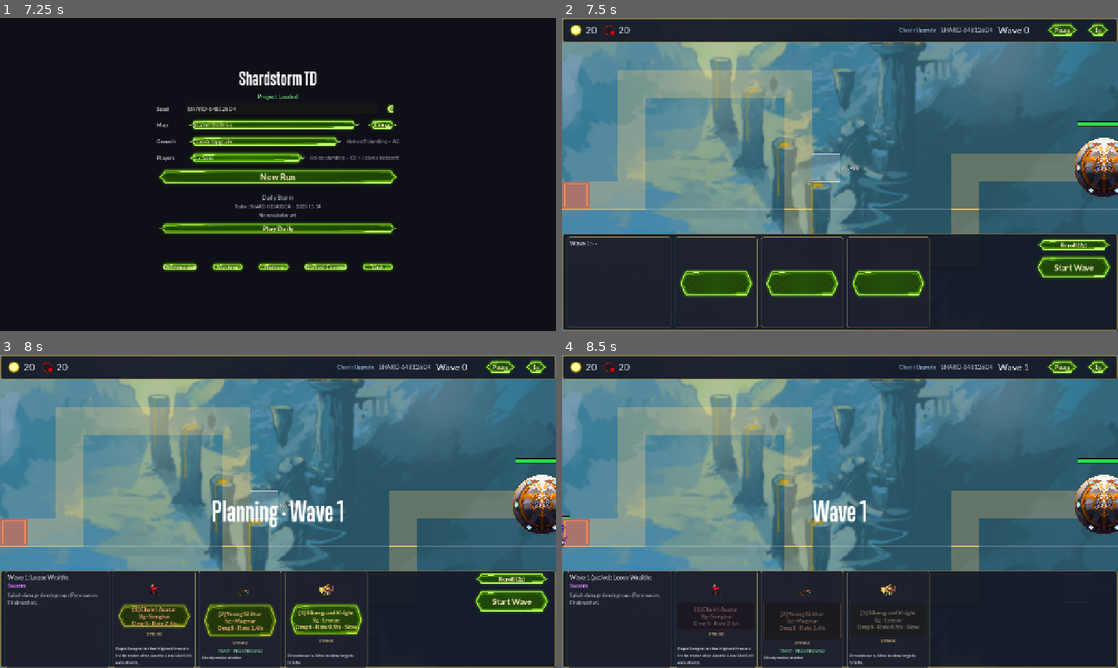
Above: before the commit, frames 1-4 (two rows, left to right).
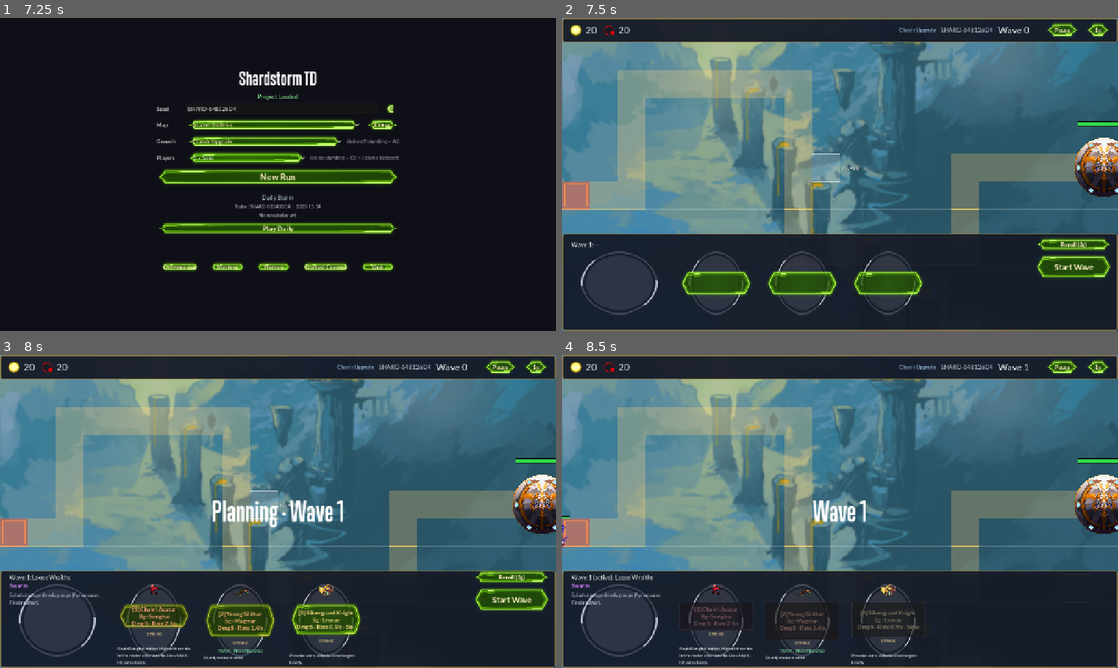
Above: after the commit, the same moments.

Repository: TYCHOcrater/Duelyst_TD
Game: Godot game, scene res://scenes/main_menu.tscn
Same seed, same stepped clock (60 frames per second), same inputs: the game is played once before the commit and once after it.
Inputs:
- Up to frame 1 (7.25 s): click "History" at 0.5 s; click "Refresh" at 1.25 s; click "Refresh" at 2 s; click "Refresh" at 2.75 s; click "Back" at 3.5 s; click "Classic Upgrade" at 4.25 s; click "Classic Upgrade" at 5 s; click "1 · Solo" at 5.75 s; click "1 · Solo" at 6.5 s
- Up to frame 2 (7.5 s): click "New Run" at 7.25 s
- Up to frame 3 (8 s): no input
- Up to frame 4 (8.5 s): click "Start Wave" at 8 s

Frame 1 is identical in both runs. In frame 2, 3.2% of the frame differs, in the area x 1-99%, y 69-99%; in frame 3, 3.3%, in the area x 1-99%, y 69-100%; in frame 4, 1.8%.

Commit message:
Polish bundle: halo / match history / boon-curse color / card bg
Four user-flagged polish items in one iteration.

1. Upgrade halo more obvious — scale 1.10 → 1.20, alpha range
   0.35-0.65 → 0.65-0.95, pulse period 320ms → 280ms. The
   silhouette glow now reads clearly from across the board.

2. Match history prettier — two-line entries with result-color
   coded glyph (✓ / ✗ / ·), section dividers (═══ / ───),
   larger header font, indented detail line with seed + map +
   top damage + kills + gold. Bake-off section gets its own
   larger header and divider.

3. Boon / curse color coding — pact + relic + evolution cards
   now render through an overlaying RichTextLabel (mouse_filter
   = ignore so clicks pass to the underlying Button). BBCode
   colors: boon labels + text in green (#8fff8f / #cfe8cf),
   curse in red (#ff8f8f / #f0c0c0), evolution descriptions
   in soft blue (#a0c8ff). Card title centered + bolded.

4. Unit card backgrounds — switched the PanelContainer default
   theme stylebox from StyleBoxFlat to StyleBoxTexture using
   the Duelyst card_normal.png (already copied during Polish.2
   but unused). 40px texture margins for 9-slice scaling on
   the 280×280 source. All offer cards (and wave preview, also
   a PanelContainer) inherit the new Duelyst card frame.

Co-Authored-By: Claude Opus 4.7 (1M context) <noreply@anthropic.com>

Diff:
--- a/duelyst-td/assets/ui/duelyst_theme.tres
+++ b/duelyst-td/assets/ui/duelyst_theme.tres
@@ -6,6 +6,7 @@
 [ext_resource type="Texture2D" path="res://assets/ui/frames/button_normal.png" id="4_btn_n"]
 [ext_resource type="Texture2D" path="res://assets/ui/frames/button_hover.png" id="5_btn_h"]
 [ext_resource type="Texture2D" path="res://assets/ui/frames/button_pressed.png" id="6_btn_p"]
+[ext_resource type="Texture2D" path="res://assets/ui/frames/card_normal.png" id="7_card_n"]
 
 [sub_resource type="StyleBoxFlat" id="panel_box"]
 bg_color = Color(0.08, 0.1, 0.15, 0.94)
@@ -30,21 +31,17 @@
 corner_radius_top_left = 8
 corner_radius_top_right = 8
 
-[sub_resource type="StyleBoxFlat" id="card_box"]
-bg_color = Color(0.12, 0.13, 0.18, 0.88)
-border_width_left = 1
-border_width_top = 1
-border_width_right = 1
-border_width_bottom = 1
-border_color = Color(0.55, 0.5, 0.35, 0.55)
-corner_radius_top_left = 4
-corner_radius_top_right = 4
-corner_radius_bottom_right = 4
-corner_radius_bottom_left = 4
-content_margin_left = 6.0
-content_margin_top = 6.0
-content_margin_right = 6.0
-content_margin_bottom = 6.0
+[sub_resource type="StyleBoxTexture" id="card_box"]
+texture = ExtResource("7_card_n")
+texture_margin_left = 40.0
+texture_margin_top = 40.0
+texture_margin_right = 40.0
+texture_margin_bottom = 40.0
+content_margin_left = 10.0
+content_margin_top = 10.0
+content_margin_right = 10.0
+content_margin_bottom = 10.0
+modulate_color = Color(0.95, 0.95, 1.0, 1.0)
 
 [sub_resource type="StyleBoxTexture" id="btn_normal"]
 texture = ExtResource("4_btn_n")
--- a/duelyst-td/scripts/hud.gd
+++ b/duelyst-td/scripts/hud.gd
@@ -129,12 +129,29 @@
 	"true":   Color(1.0, 1.0, 1.0),
 }
 
+var _pact_card_labels: Array = []  # RichTextLabel overlays for colored boon/curse text
+
 func _ready() -> void:
 	process_mode = Node.PROCESS_MODE_ALWAYS
 	_load_counters()
 	for i in pact_cards.size():
 		var idx := i
 		pact_cards[idx].pressed.connect(func(): _on_pact_card_pressed(idx))
+		# Overlay a RichTextLabel on each card so we can render BBCode-colored
+		# boon/curse/evolution text (Button.text is plain only). Mouse-ignore
+		# so clicks pass through to the Button.
+		var rtl := RichTextLabel.new()
+		rtl.bbcode_enabled = true
+		rtl.fit_content = true
+		rtl.scroll_active = false
+		rtl.mouse_filter = Control.MOUSE_FILTER_IGNORE
+		rtl.set_anchors_preset(Control.PRESET_FULL_RECT)
+		rtl.offset_left = 12
+		rtl.offset_top = 14
+		rtl.offset_right = -12
+		rtl.offset_bottom = -12
+		pact_cards[idx].add_child(rtl)
+		_pact_card_labels.append(rtl)
 	pact_panel.visible = false
 	PactManager.pacts_changed.connect(_refresh_active_pacts)
 	RelicManager.relics_changed.connect(_refresh_active_pacts)
@@ -582,14 +599,17 @@
 			pact_panel_subtitle.text = "Boon and curse. Active for the rest of the run."
 	for i in pact_cards.size():
 		var btn := pact_cards[i]
+		var rtl: RichTextLabel = _pact_card_labels[i] if i < _pact_card_labels.size() else null
+		# Plain-text fallback in the Button.text stays empty — the RichTextLabel
+		# overlay carries the visible text with BBCode coloring.
+		btn.text = ""
 		if i < options.size():
 			# Evolution mode: options is Array of EvolutionDef dicts (not ids).
 			if kind == "evolution":
 				var def: Dictionary = options[i]
-				btn.text = "%s\n\n%s" % [
-					def.get("display_name", "?"),
-					def.get("description", ""),
-				]
+				if rtl:
+					rtl.text = "[center][b]" + String(def.get("display_name", "?")) + "[/b][/center]\n\n" \
+						+ "[color=#a0c8ff]" + String(def.get("description", "")) + "[/color]"
 				btn.visible = true
 				btn.set_meta("choice_id", def.get("id", ""))
 				continue
@@ -597,22 +617,25 @@
 			var def: Dictionary
 			if kind == "relic":
 				def = RelicManager.get_def(id)
-				btn.text = "%s\n\nBoon:\n%s" % [
-					def.get("display_name", id),
-					def.get("boon", ""),
-				]
+				if rtl:
+					rtl.text = "[center][b]" + String(def.get("display_name", id)) + "[/b][/center]\n\n" \
+						+ "[color=#8fff8f][b]Boon:[/b][/color]\n" \
+						+ "[color=#cfe8cf]" + String(def.get("boon", "")) + "[/color]"
 			else:
 				def = PactManager.get_def(id)
-				btn.text = "%s\n\nBoon:\n%s\n\nCurse:\n%s" % [
-					def.get("display_name", id),
-					def.get("boon", ""),
-					def.get("curse", ""),
-				]
+				if rtl:
+					rtl.text = "[center][b]" + String(def.get("display_name", id)) + "[/b][/center]\n\n" \
+						+ "[color=#8fff8f][b]Boon:[/b][/color]\n" \
+						+ "[color=#cfe8cf]" + String(def.get("boon", "")) + "[/color]\n\n" \
+						+ "[color=#ff8f8f][b]Curse:[/b][/color]\n" \
+						+ "[color=#f0c0c0]" + String(def.get("curse", "")) + "[/color]"
 			btn.visible = true
 			btn.set_meta("choice_id", id)
 		else:
 			btn.visible = false
 			btn.set_meta("choice_id", "")
+			if rtl:
+				rtl.text = ""
 	pact_panel.visible = true
 
 func hide_pact_choice() -> void:
--- a/duelyst-td/scripts/match_history.gd
+++ b/duelyst-td/scripts/match_history.gd
@@ -85,9 +85,9 @@
 		b["gold_rerolls"] += int(r.get("gold_spent_on_rerolls", 0))
 		b["damage_sum"] += int(r.get("damage_dealt", 0))
 	var lines: Array[String] = []
-	lines.append("[color=#a0a0a8][b]Growth bake-off  ·  per-mode aggregate across recorded runs[/b][/color]")
-	lines.append("[color=#5a5a62]" + "─".repeat(110) + "[/color]")
-	lines.append("[color=#a0a0a8]" + _pad("Mode", 12) + "  Runs   Win  AvgWave  Bought  DupSee  DupBuy  Upgrd  Star★  G:Unit  G:Grow[/color]")
+	lines.append("[color=#cdd6e3][font_size=18][b]Growth bake-off[/b][/font_size][/color]  [color=#8a93a6]per-mode aggregate across all recorded runs[/color]")
+	lines.append("[color=#3a3f4a]" + "═".repeat(110) + "[/color]")
+	lines.append("[color=#8a93a6]" + _pad("Mode", 12) + "  Runs   Win   AvgWave  Bought  DupSee  DupBuy  Upgrd  Star★  G:Unit  G:Grow[/color]")
 	for m in MODES:
 		var b: Dictionary = by_mode[m]
 		var runs_n: int = int(b["runs"])
@@ -127,13 +127,21 @@
 	return "\n".join(lines)
 
 func _header_row() -> String:
-	return "[color=#a0a0a8][b]Date · Result · Seed · Wave · Map · Growth · Top damage · Kills · Gold[/b][/color]\n[color=#5a5a62]" + "─".repeat(110) + "[/color]"
+	return "\n[color=#cdd6e3][font_size=15][b]  Run log  ·  newest first[/b][/font_size][/color]\n[color=#3a3f4a]" + "═".repeat(110) + "[/color]"
+
+const RESULT_GLYPH := {
+	"victory":     "✓",
+	"defeat":      "✗",
+	"abandoned":   "·",
+	"in_progress": "…",
+}
 
 func _run_row(s: Dictionary) -> String:
 	var ended_unix: float = float(s.get("ended_at", s.get("started_at", 0.0)))
 	var when_text: String = _format_date(ended_unix)
 	var result: String = String(s.get("result", "in_progress"))
 	var hex: String = RESULT_COLOR.get(result, "#aaaaaa")
+	var glyph: String = RESULT_GLYPH.get(result, "·")
 	var seed_val: int = int(s.get("seed", 0)) & 0xFFFFFFFF
 	var seed_text: String = "SHARD-%08X" % seed_val
 	var wave: int = int(s.get("wave_reached", 0))
@@ -148,28 +156,26 @@
 	var top_dmg_amt: int = int(s.get("damage_by_unit", {}).get(top_dmg_id, 0))
 	var top_dmg_text: String = ""
 	if top_dmg_id != "":
-		top_dmg_text = "%s (%d)" % [_display_name_for(top_dmg_id), top_dmg_amt]
-	else:
-		top_dmg_text = "—"
+		top_dmg_text = "%s (%d dmg)" % [_display_name_for(top_dmg_id), top_dmg_amt]
 	var kills: int = int(s.get("enemies_killed", 0))
 	var gold: int = int(s.get("gold_earned", 0))
 	var name_text: String = String(s.get("run_name", ""))
-	# Build BBCode line. Use fixed-ish column widths via spaces (RichTextLabel
-	# isn't a true monospace grid but Lato is close enough for human reading).
-	var head: String = "%s  [color=%s][b]%s[/b][/color]  %s  W%2d  %s  %s  %s  %s  %dg" % [
-		when_text,
-		hex, result.capitalize(),
-		seed_text,
-		wave,
-		_pad(_trunc(map_text, 18), 18),
-		_pad(growth_short, 10),
-		_pad(_trunc(top_dmg_text, 26), 26),
-		_pad("%d" % kills, 6),
-		gold,
+	# Two-line entry. Line 1: result glyph + headline. Line 2: indented detail.
+	var line1: String = "  [color=%s][b]%s  %s[/b][/color]  [color=#9ca5b8]%s  ·  Wave %d  ·  %s[/color]" % [
+		hex, glyph, result.capitalize(),
+		when_text, wave, _growth_short(growth),
 	]
+	var detail_bits: Array[String] = []
+	detail_bits.append("[color=#7a8294]%s[/color]" % seed_text)
+	detail_bits.append("[color=#7a8294]%s[/color]" % _trunc(map_text, 30))
+	if top_dmg_text != "":
+		detail_bits.append("[color=#ffce6c]%s[/color]" % top_dmg_text)
+	detail_bits.append("[color=#9ca5b8]%d kills  ·  %d g[/color]" % [kills, gold])
+	var line2: String = "    " + "  ·  ".join(detail_bits)
+	var out: String = line1 + "\n" + line2
 	if name_text != "":
-		head += "\n          [color=#ffce6c][i]%s[/i][/color]" % name_text
-	return head
+		out += "\n    [color=#ffce6c][i]" + name_text + "[/i][/color]"
+	return out + "\n[color=#2a2e36]" + "─".repeat(108) + "[/color]"
 
 func _format_date(unix: float) -> String:
 	if unix <= 0.0:
--- a/duelyst-td/scripts/tower.gd
+++ b/duelyst-td/scripts/tower.gd
@@ -122,8 +122,11 @@
 		_highlight_sprite = AnimatedSprite2D.new()
 		_highlight_sprite.sprite_frames = sprite.sprite_frames
 		_highlight_sprite.z_index = -1
-		_highlight_sprite.scale = Vector2(1.10, 1.10)
-		_highlight_sprite.modulate = Color(1.0, 0.85, 0.4, 0.0)  # invisible until pulse
+		# Bigger halo + brighter base so the player notices it from across
+		# the board. Was 1.10x with alpha 0.35-0.65 — too subtle on small
+		# Duelyst sprites.
+		_highlight_sprite.scale = Vector2(1.20, 1.20)
+		_highlight_sprite.modulate = Color(1.0, 0.92, 0.45, 0.0)
 		_highlight_sprite.visible = false
 		_highlight_sprite.play(sprite.animation)
 		add_child(_highlight_sprite)
@@ -523,9 +526,11 @@
 		_highlight_sprite.visible = false
 		return
 	_highlight_sprite.visible = true
-	var pulse: float = 0.5 + 0.5 * sin(Time.get_ticks_msec() / 320.0)
-	var alpha: float = 0.35 + 0.30 * pulse
-	_highlight_sprite.modulate = Color(1.0, 0.88, 0.42, alpha)
+	# Stronger pulse + higher base alpha so the highlight reads from a few
+	# tiles away. Range was 0.35-0.65; now 0.65-0.95.
+	var pulse: float = 0.5 + 0.5 * sin(Time.get_ticks_msec() / 280.0)
+	var alpha: float = 0.65 + 0.30 * pulse
+	_highlight_sprite.modulate = Color(1.0, 0.92, 0.45, alpha)
 
 func _draw_unit_shadow() -> void:
 	# Squashed ellipse approximated via two stacked circles to avoid needing a
Not shown: 1 places in duelyst-td/assets/ui/duelyst_theme.tres that only renumber resources
